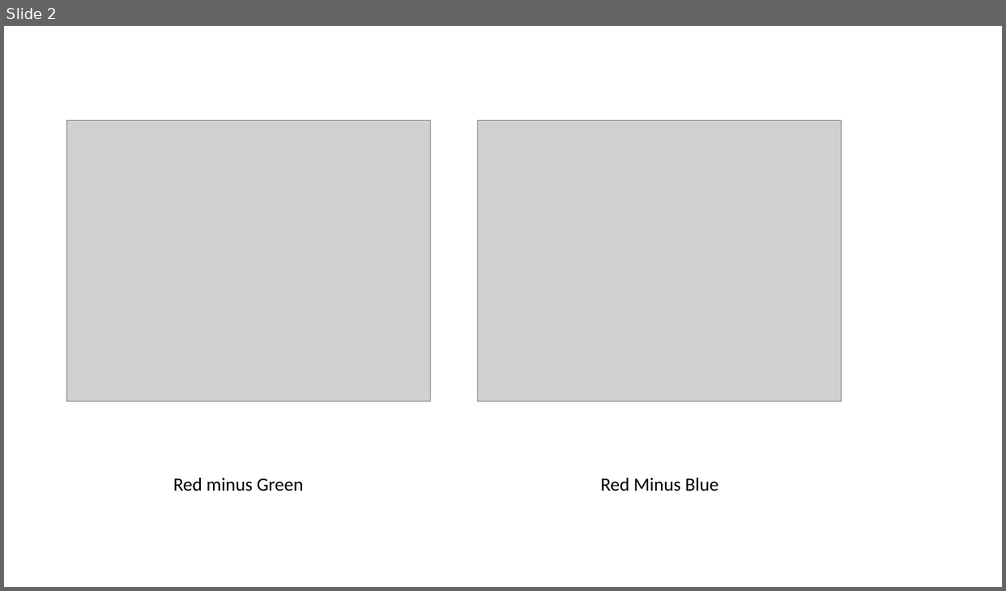
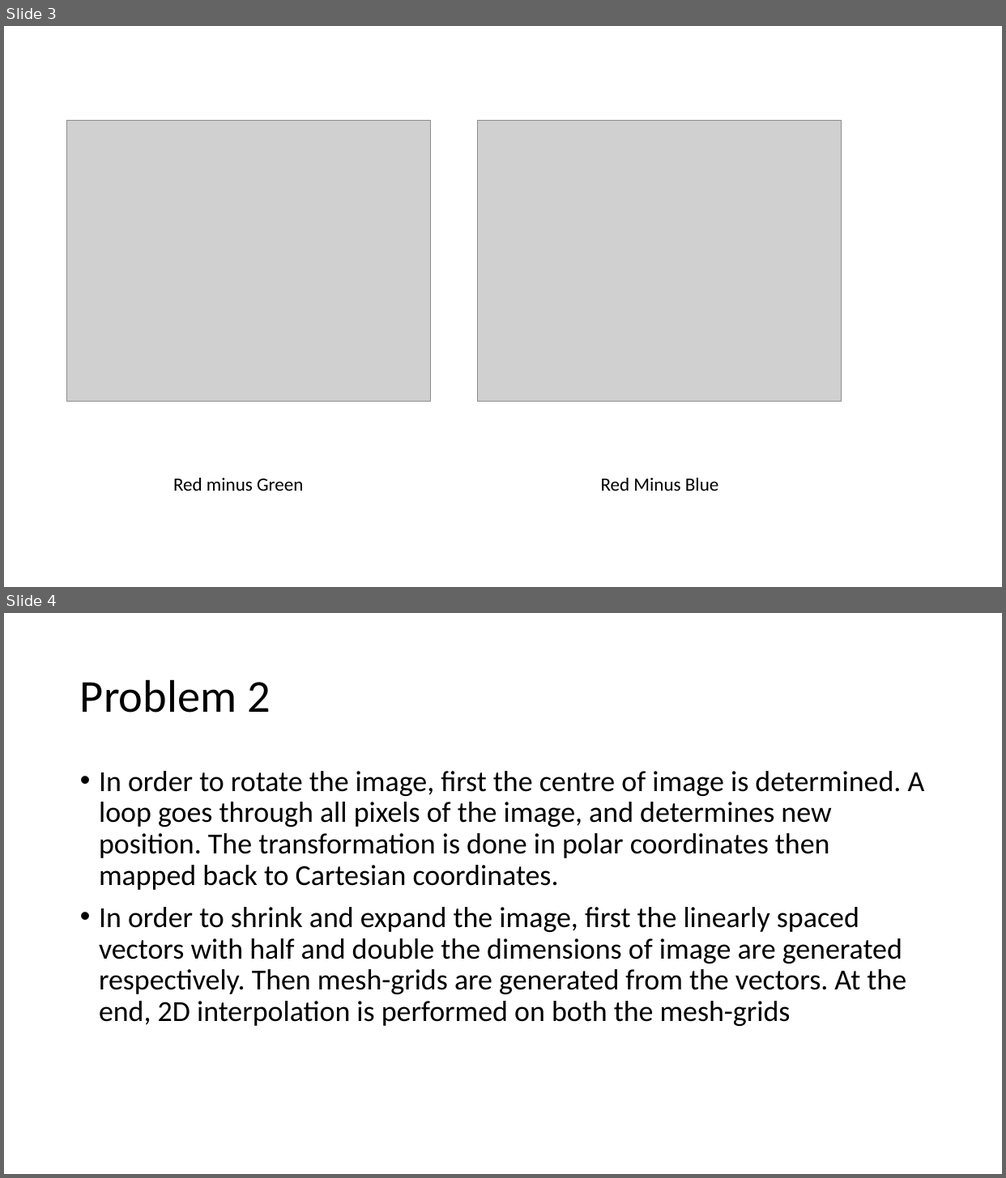
Before and after one commit to Ammartauqir/image_manipulation_MATLAB, a slide deck: ProblemReports.pptx. Shown one above the other, each under a label of ours: slide 2 before the commit, slides 3 and 4 after it. The pictures are 1006x591 and 1006x1178 pixels, drawn with LibreOffice and Linux fonts; fonts in the diff are those of the drawing; grey boxes stand for pictures. Boxes give left, top, right and bottom in pixels: in the first picture for what was removed or moved away, otherwise in the second. Text is boxed around its words. In the diff, an @@ line names an element or a change of style, - is before the commit and + after.

Commit message:
Completed all problems

```diff
--- a/ProblemReports.pptx
+++ b/ProblemReports.pptx
@@ slide 4 added at box(4, 613, 1002, 1174), background #FFFFFF @@
@@ title added at box(80, 679, 270, 713), 44 pt, text #000000 @@
+Problem 2
@@ text added at box(99, 771, 925, 1026), 28 pt, text #000000 @@
+• In order to rotate the image, first the centre of image is determined. A loop goes through all pixels of the image, and determines new position. The transformation is done in polar coordinates then mapped back to Cartesian coordinates.
+• In order to shrink and expand the image, first the linearly spaced vectors with half and double the dimensions of image are generated respectively. Then mesh-grids are generated from the vectors. At the end, 2D interpolation is performed on both the mesh-grids
@@ what was slide 2 is now slide 3 @@
```
Also in this commit, not shown: 10 other slides added, 1 slide removed, 9 other files.
